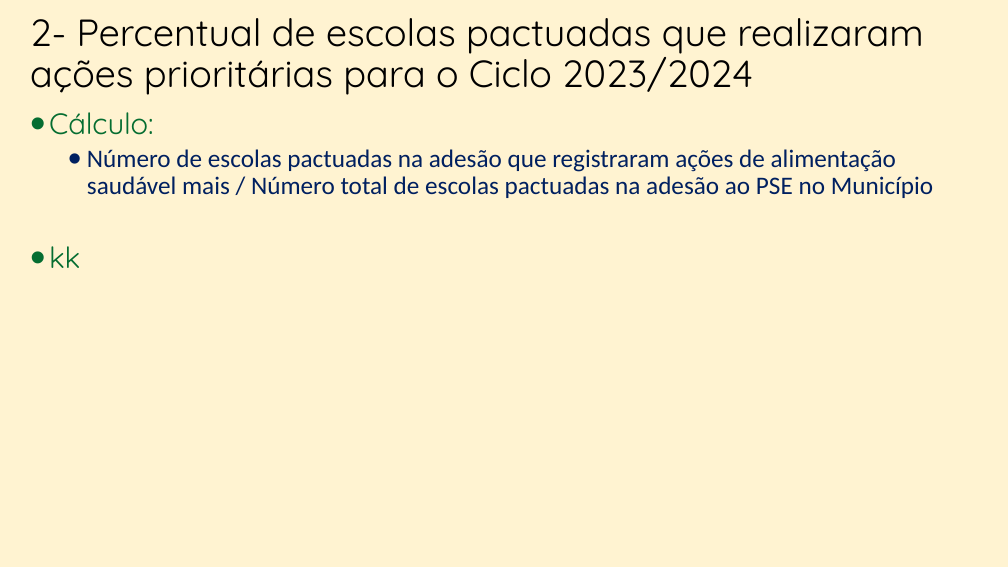
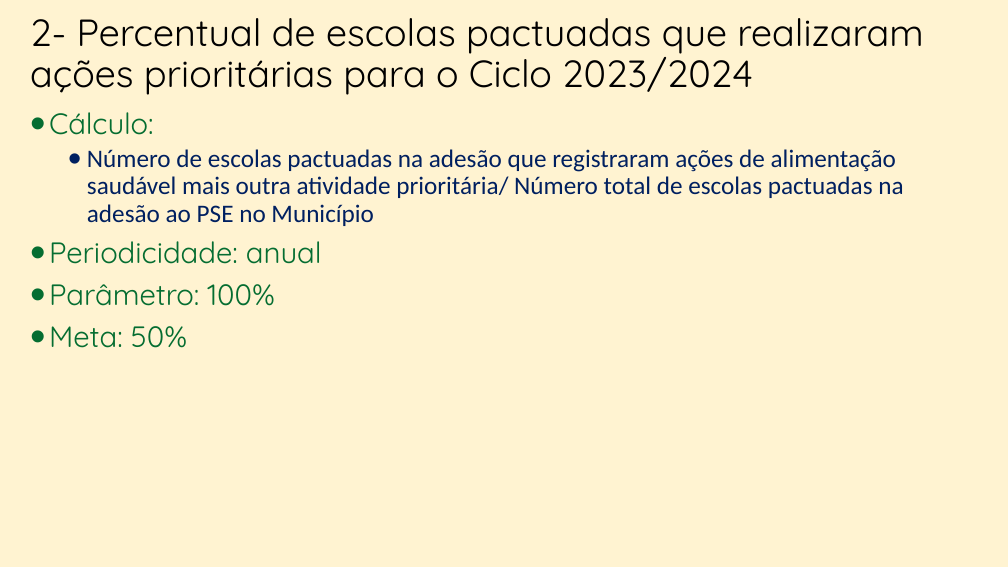
Before and after one commit to marfontenele2/MeusCursos, a slide deck: slide 8 of PSE.pptx (slide 6 before the commit). Drawn at 1008x567 pixels with LibreOffice and Linux fonts; fonts in the diff are those of the drawing; background and template pictures are left out. Boxes give left, top, right and bottom in pixels: in the first picture for what was removed or moved away, otherwise in the second. Text is boxed around its words. In the diff, an @@ line names an element or a change of style, - is before the commit and + after.

Commit message:
23/06/2023

```diff
--- a/PSE.pptx
+++ b/PSE.pptx
@@ text at <box>49,149,903,348</box>: text changed @@
-  • Número de escolas pactuadas na adesão que registraram ações de alimentação saudável mais / Número total de escolas pactuadas na adesão ao PSE no Município
-• kk
+  • Número de escolas pactuadas na adesão que registraram ações de alimentação saudável mais outra atividade prioritária/ Número total de escolas pactuadas na adesão ao PSE no Município
+• Periodicidade: anual
+• Parâmetro: 100%
+• Meta: 50%
```
Also in this commit, not shown: 5 other slides changed, 7 slides added, 6 slides removed.
